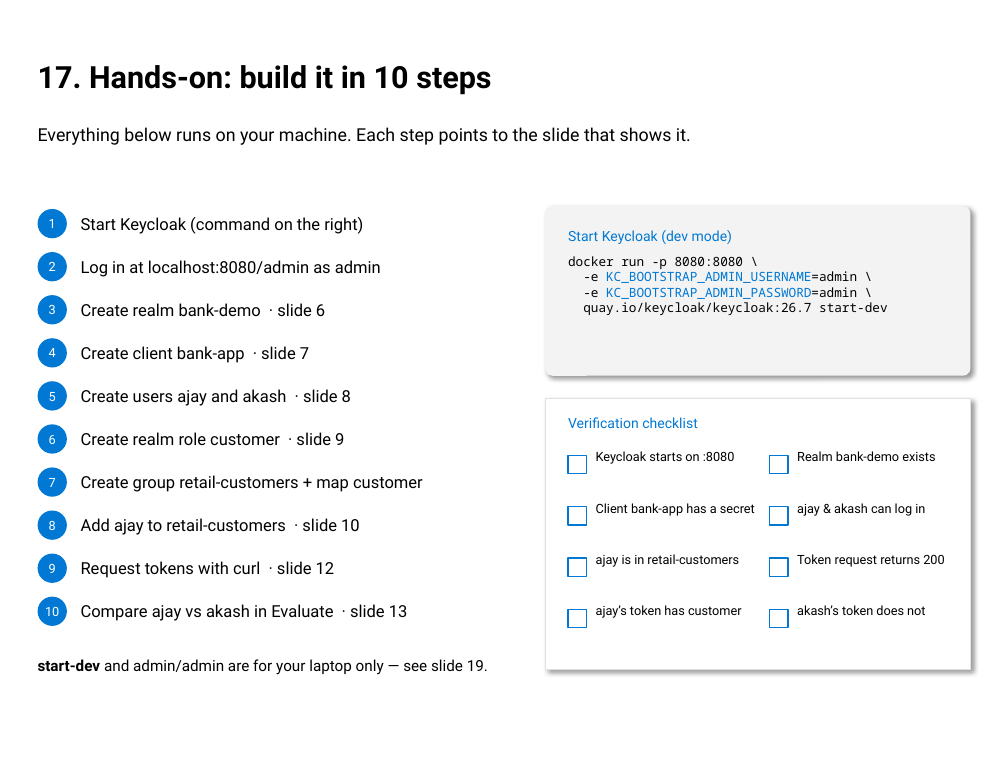
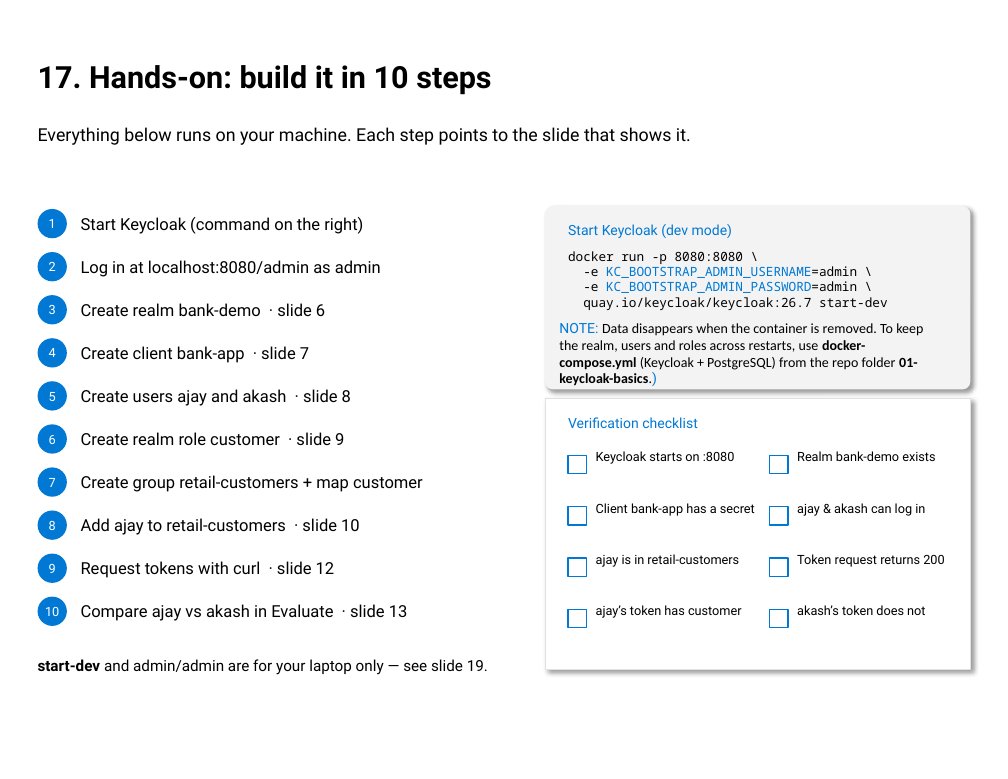
Before and after one commit to ajayshinde01/keycloak, a slide deck: slide 17 of 01-keycloak-basics/what-is-keycloak.pptx. Drawn at 1008x779 pixels with LibreOffice and Linux fonts; fonts in the diff are those of the drawing. Boxes give left, top, right and bottom in pixels: in the first picture for what was removed or moved away, otherwise in the second. Text is boxed around its words. In the diff, an @@ line names an element or a change of style, - is before the commit and + after.

```diff
--- a/01-keycloak-basics/what-is-keycloak.pptx
+++ b/01-keycloak-basics/what-is-keycloak.pptx
@@ rounded rectangle: place and size @@
-rounded rectangle at bbox=[545, 206, 970, 376]
+rounded rectangle at bbox=[545, 206, 970, 389]
@@ text "Start Keycloak (dev mode)": place and size @@
-text "Start Keycloak (dev mode)" at bbox=[568, 230, 732, 244]
+text "Start Keycloak (dev mode)" at bbox=[568, 224, 732, 238]
@@ text "docker run -p 8080:8080 \": place and size @@
-text "docker run -p 8080:8080 \" at bbox=[568, 256, 887, 315]
+text "docker run -p 8080:8080 \" at bbox=[568, 251, 887, 310]
@@ text added at bbox=[559, 323, 923, 386], 11 pt, text #000000 @@
+NOTE: Data disappears when the container is removed. To keep the realm, users and roles across restarts, use docker-compose.yml (Keycloak + PostgreSQL) from the repo folder 01-keycloak-basics.)
```
Also in this commit, not shown: 2 other slides changed.
